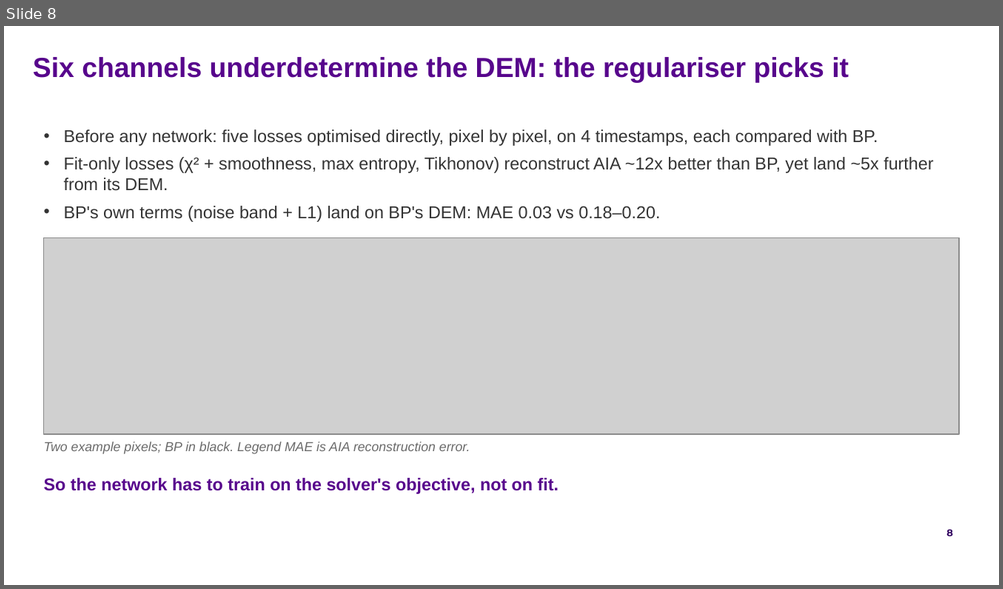
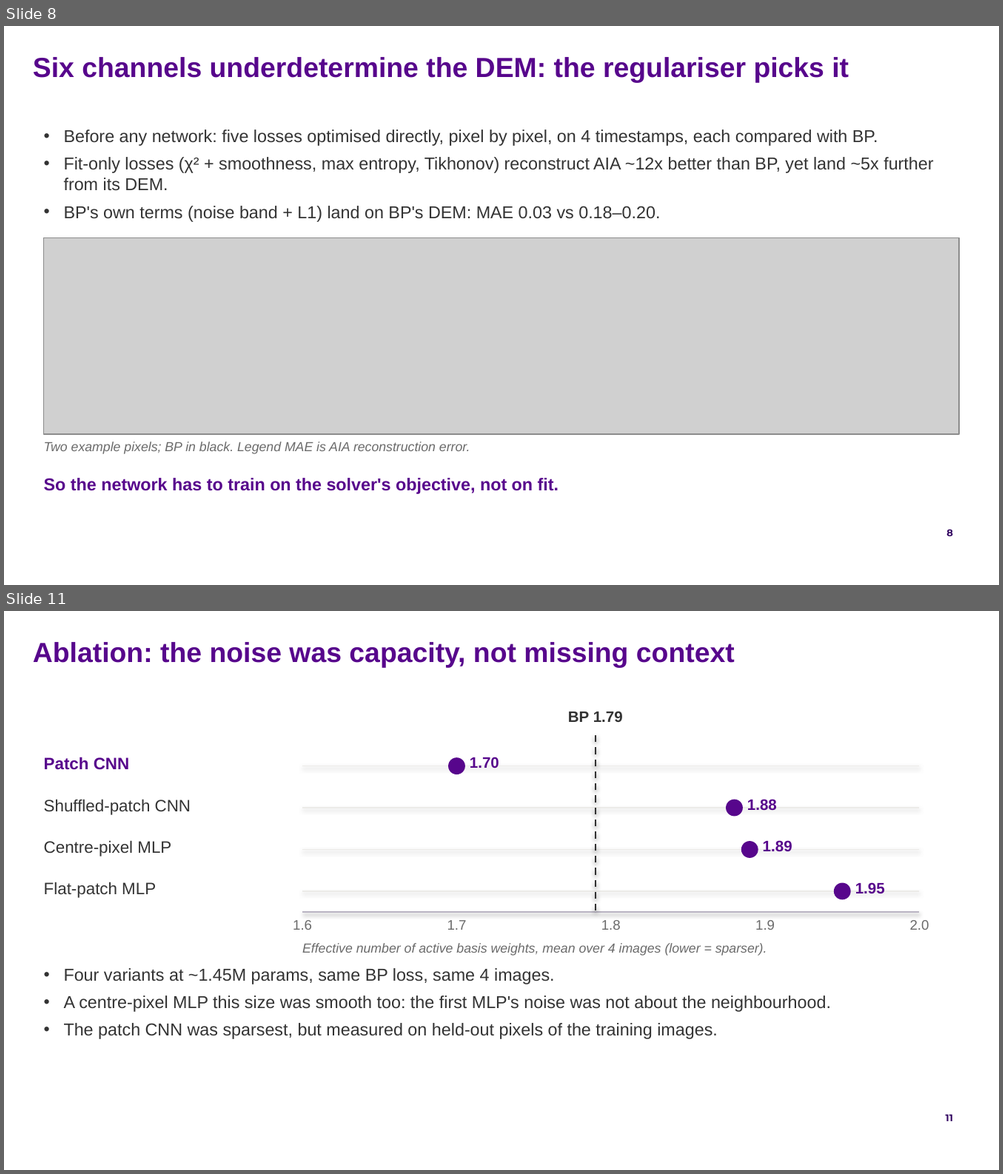
Before and after one commit to FruitPnchSamuraiG/solar-dem-inversion, a slide deck: slides/DEM_deck_v2.pptx. Shown one above the other, each under a label of ours: slide 8 before the commit, slides 8 and 11 after it; the slides between them are not shown. The pictures are 1003x589 and 1003x1174 pixels, drawn with LibreOffice and Linux fonts; fonts in the diff are those of the drawing; grey boxes stand for pictures; background and template pictures are left out. Boxes give left, top, right and bottom in pixels: in the first picture for what was removed or moved away, otherwise in the second. Text is boxed around its words. In the diff, an @@ line names an element or a change of style, - is before the commit and + after.

Commit message:
slides: section 3 draft, architecture on small data
Divider plus three slides: the first per-pixel MLP's noisy curves and the
patch CNN, the capacity-matched ablation as a dot plot against BP's 1.79,
and leave-one-image-out showing the CNN's edge gone on unseen days. Also
takes the data-slide wording edited in Google Slides. No figure of the noisy
MLP exists (checkpoint not kept); the v1 deck's noisy_nn.png showed the
direct-optimisation baselines instead, so it is not reused.

```diff
--- a/slides/DEM_deck_v2.pptx
+++ b/slides/DEM_deck_v2.pptx
@@ slide 11 added at (x1=4, y1=611, x2=999, y2=1170), background #FFFFFF; not listed: 1 template element that a slide beside it also shows @@
@@ text added at (x1=33, y1=642, x2=734, y2=668), 20 pt, text #57068C, bold @@
+Ablation: the noise was capacity, not missing context
@@ text added at (x1=568, y1=711, x2=623, y2=722), 11 pt, text #333333, bold @@
+BP 1.79
@@ line added from (596, 735) to (596, 912), #333333 1.25 pt dashed @@
@@ text added at (x1=44, y1=757, x2=129, y2=770), 12 pt, text #57068C, bold @@
+Patch CNN
@@ ellipse added at (x1=447, y1=758, x2=464, y2=775), fill #57068C @@
@@ text added at (x1=469, y1=757, x2=499, y2=768), 11 pt, text #57068C, bold @@
+1.70
@@ line added from (302, 766) to (919, 766), #ECEBE8 0.75 pt @@
@@ text added at (x1=44, y1=799, x2=190, y2=815), 12 pt, text #333333 @@
+Shuffled-patch CNN
@@ line added from (302, 808) to (919, 808), #ECEBE8 0.75 pt @@
@@ ellipse added at (x1=725, y1=800, x2=742, y2=817), fill #57068C @@
@@ text added at (x1=747, y1=799, x2=777, y2=811), 11 pt, text #57068C, bold @@
+1.88
@@ text added at (x1=44, y1=840, x2=171, y2=857), 12 pt, text #333333 @@
+Centre-pixel MLP
@@ line added from (302, 850) to (919, 850), #ECEBE8 0.75 pt @@
@@ ellipse added at (x1=741, y1=840, x2=758, y2=857), fill #57068C @@
@@ text added at (x1=762, y1=840, x2=792, y2=852), 11 pt, text #57068C, bold @@
+1.89
@@ text added at (x1=44, y1=882, x2=156, y2=898), 12 pt, text #333333 @@
+Flat-patch MLP
@@ line added from (302, 891) to (919, 891), #ECEBE8 0.75 pt @@
@@ ellipse added at (x1=834, y1=883, x2=851, y2=900), fill #57068C @@
@@ text added at (x1=855, y1=883, x2=885, y2=894), 11 pt, text #57068C, bold @@
+1.95
@@ text added at (x1=293, y1=920, x2=312, y2=930), 10 pt, text #6B6B6B @@
+1.6
@@ line added from (302, 912) to (919, 912), #B9B4C2 1 pt @@
@@ text added at (x1=447, y1=920, x2=466, y2=930), 10 pt, text #6B6B6B @@
+1.7
@@ text added at (x1=601, y1=920, x2=620, y2=930), 10 pt, text #6B6B6B @@
+1.8
@@ text added at (x1=755, y1=920, x2=774, y2=930), 10 pt, text #6B6B6B @@
+1.9
@@ text added at (x1=910, y1=920, x2=929, y2=930), 10 pt, text #6B6B6B @@
+2.0
@@ text added at (x1=302, y1=943, x2=767, y2=956), 9.5 pt, text #6B6B6B, italic @@
+Effective number of active basis weights, mean over 4 images (lower = sparser).
@@ text added at (x1=64, y1=968, x2=831, y2=1039), 12.5 pt, text #333333 @@
+• Four variants at ~1.45M params, same BP loss, same 4 images.
+• A centre-pixel MLP this size was smooth too: the first MLP's noise was not about the neighbourhood.
+• The patch CNN was sparsest, but measured on held-out pixels of the training images.
```
Also in this commit, not shown: 1 slide changed, 3 other slides added, 2 other files.
